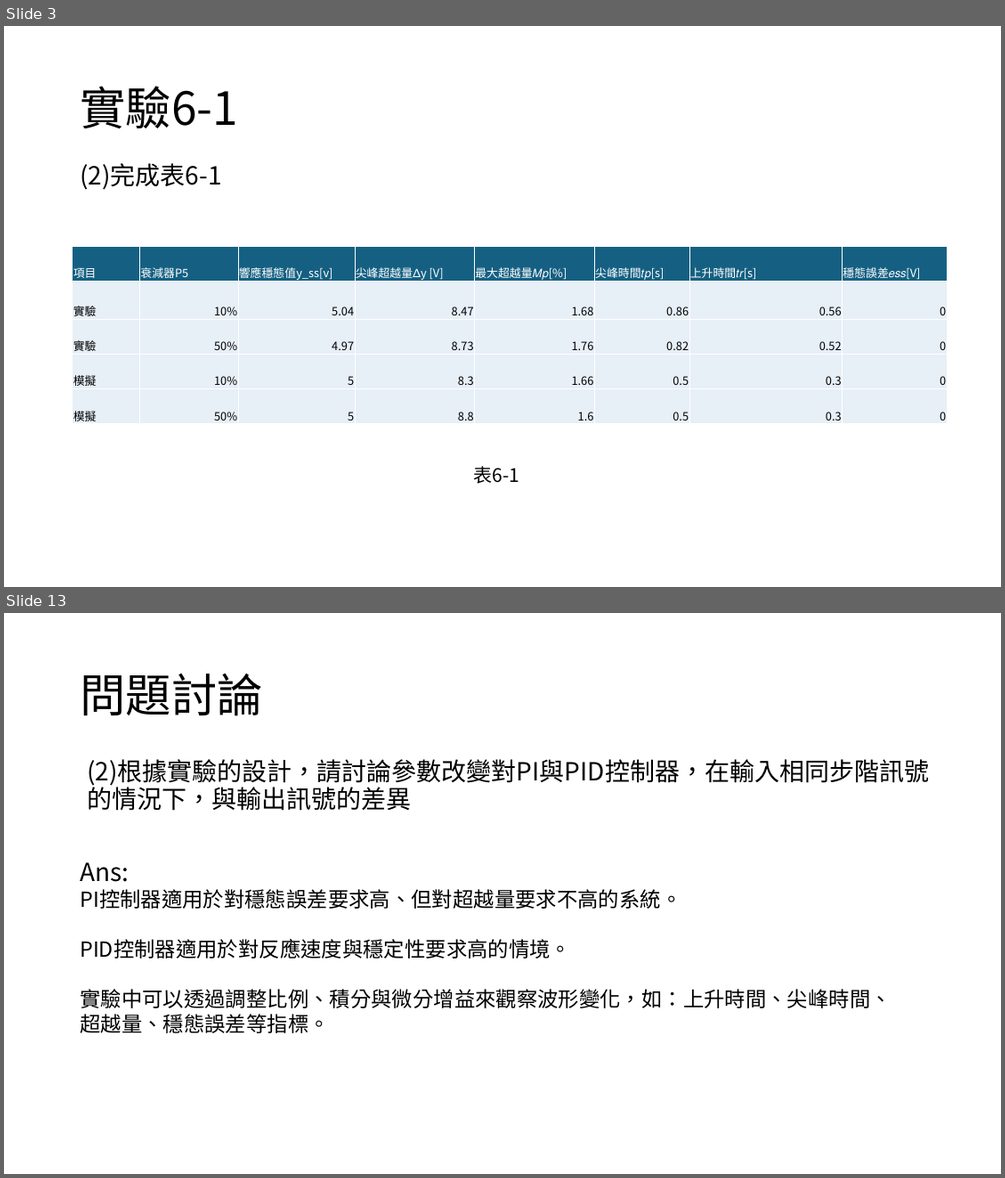
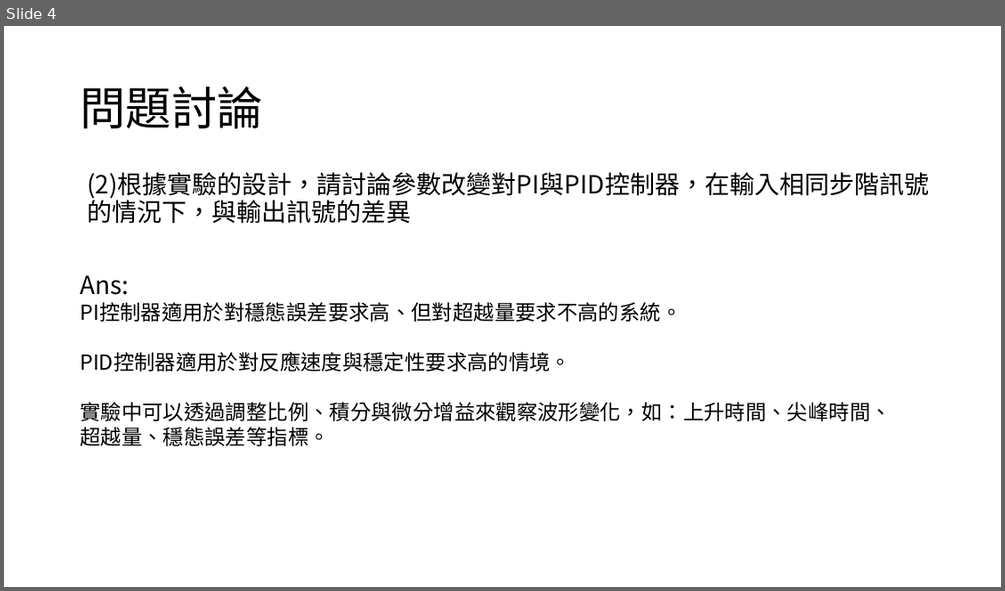
Before and after one commit to yeyi58095/control_lab, a slide deck: 實驗七/presentation/實驗七_第二組_葉彥辰_郭亮佑_蘇昱嘉.pptx. Shown one above the other, each under a label of ours: slides 3 and 13 before the commit, slide 4 after it; the slides between them are not shown. The pictures are 1005x1178 and 1005x591 pixels, drawn with LibreOffice and Linux fonts; fonts in the diff are those of the drawing. Boxes give left, top, right and bottom in pixels: in the first picture for what was removed or moved away, otherwise in the second. Text is boxed around its words. In the diff, an @@ line names an element or a change of style, - is before the commit and + after.

```diff
--- a/實驗七/presentation/實驗七_第二組_葉彥辰_郭亮佑_蘇昱嘉.pptx
+++ b/實驗七/presentation/實驗七_第二組_葉彥辰_郭亮佑_蘇昱嘉.pptx
@@ slide 3 removed at [4,26,1001,587], background #FFFFFF @@
@@ title removed at [80,86,238,128] @@
-實驗6-1
@@ text removed at [80,163,221,190] @@
-(2)完成表6-1
@@ table removed at [73,246,947,427], 5 rows, 8 columns @@
-項目 | 衰減器P5 | 響應穩態值y_ss[v] | 尖峰超越量Δy [V] | 最大超越量𝑀𝑝[%] | 尖峰時間𝑡𝑝[s] | 上升時間𝑡𝑟[s] | 穩態誤差𝑒𝑠𝑠[V]
-實驗 | 10% | 5.04 | 8.47 | 1.68 | 0.86 | 0.56 | 0
-實驗 | 50% | 4.97 | 8.73 | 1.76 | 0.82 | 0.52 | 0
-模擬 | 10% | 5 | 8.3 | 1.66 | 0.5 | 0.3 | 0
-模擬 | 50% | 5 | 8.8 | 1.6 | 0.5 | 0.3 | 0
@@ text removed at [473,466,519,483] @@
-表6-1
@@ what was slide 13 is now slide 4 @@
```
Also in this commit, not shown: 3 slides changed, 8 other slides removed.
